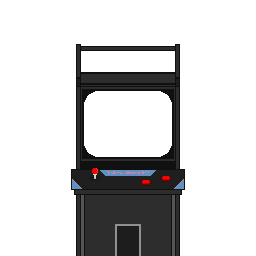
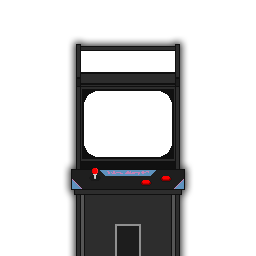
Before/after of a 256 x 256 layered artwork. What changed in the layer stack:
pixels changed over [62, 36, 194, 256] (layer not identified)
